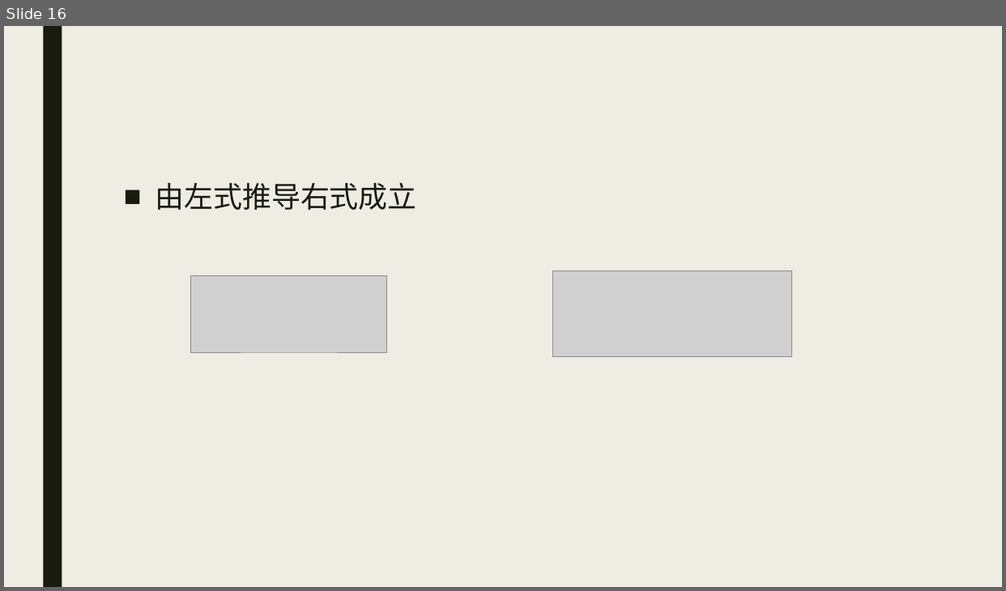
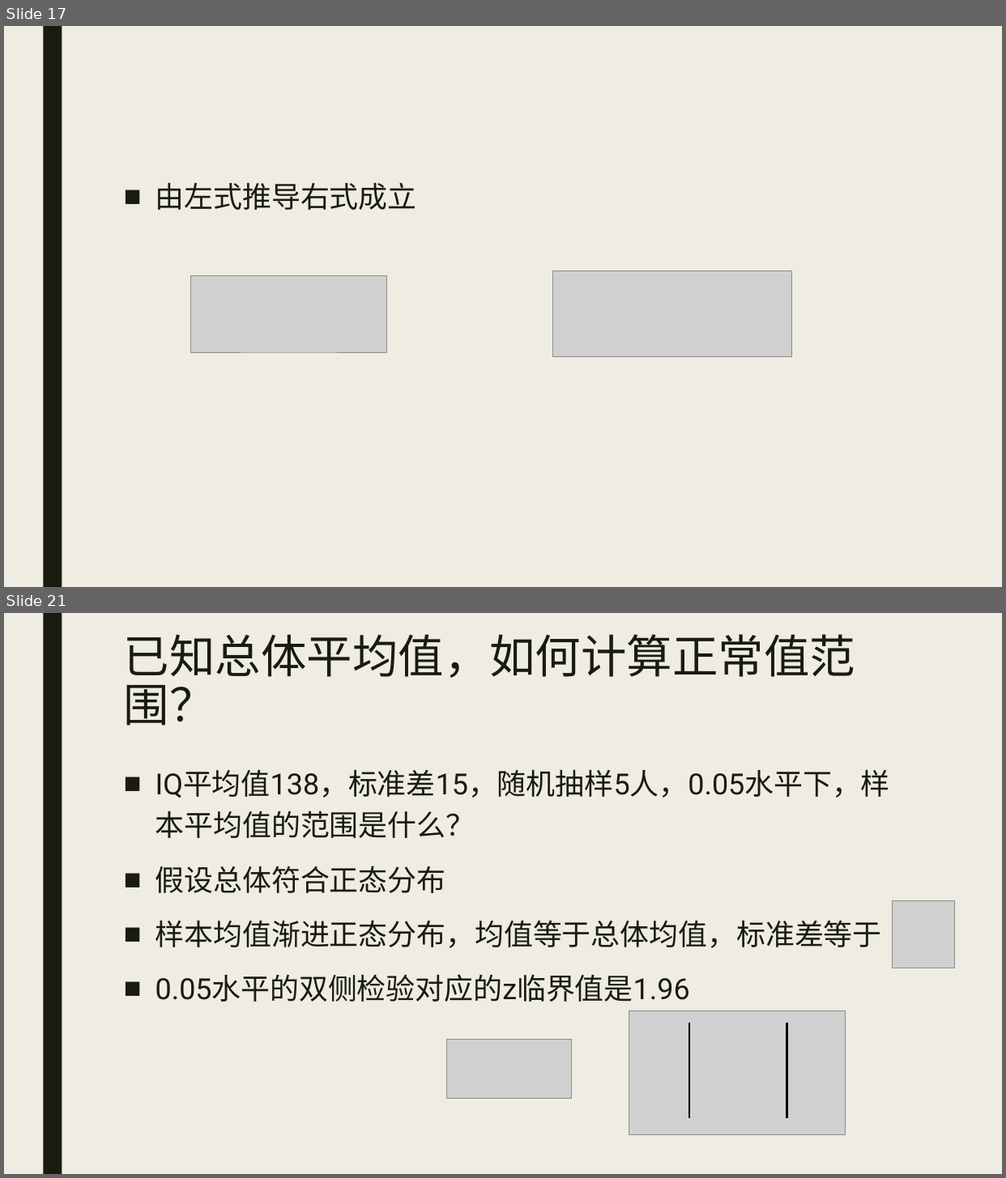
Before and after one commit to beneon/medstat, a slide deck: lect-2/lect-2.pptx. Shown one above the other, each under a label of ours: slide 16 before the commit, slides 17 and 21 after it; the slides between them are not shown. The pictures are 1006x591 and 1006x1178 pixels, drawn with LibreOffice and Linux fonts; fonts in the diff are those of the drawing; grey boxes stand for pictures. Boxes give left, top, right and bottom in pixels: in the first picture for what was removed or moved away, otherwise in the second. Text is boxed around its words. In the diff, an @@ line names an element or a change of style, - is before the commit and + after.

```diff
--- a/lect-2/lect-2.pptx
+++ b/lect-2/lect-2.pptx
@@ slide 21 added at <box>4,613,1002,1174</box>, background #EFEDE3; not listed: 1 template element that a slide beside it also shows @@
@@ title added at <box>124,634,855,726</box>, 44 pt, text #191B0E @@
+已知总体平均值，如何计算正常值范围？
@@ text added at <box>155,770,890,1002</box>, 28 pt, text #191B0E @@
+■ IQ平均值138，标准差15，随机抽样5人，0.05水平下，样本平均值的范围是什么？
+■ 假设总体符合正态分布
+■ 样本均值渐进正态分布，均值等于总体均值，标准差等于
+■ 0.05水平的双侧检验对应的z临界值是1.96
@@ picture added at <box>892,901,954,969</box> @@
@@ picture added at <box>629,1011,846,1135</box> @@
@@ line added from (690, 1118) to (690, 1023), #000000 2.25 pt @@
@@ line added from (787, 1118) to (787, 1023), #000000 2.25 pt @@
@@ picture added at <box>447,1040,572,1098</box> @@
@@ what was slide 16 is now slide 17 @@
```
Also in this commit, not shown: 7 other slides added, 4 other files.
